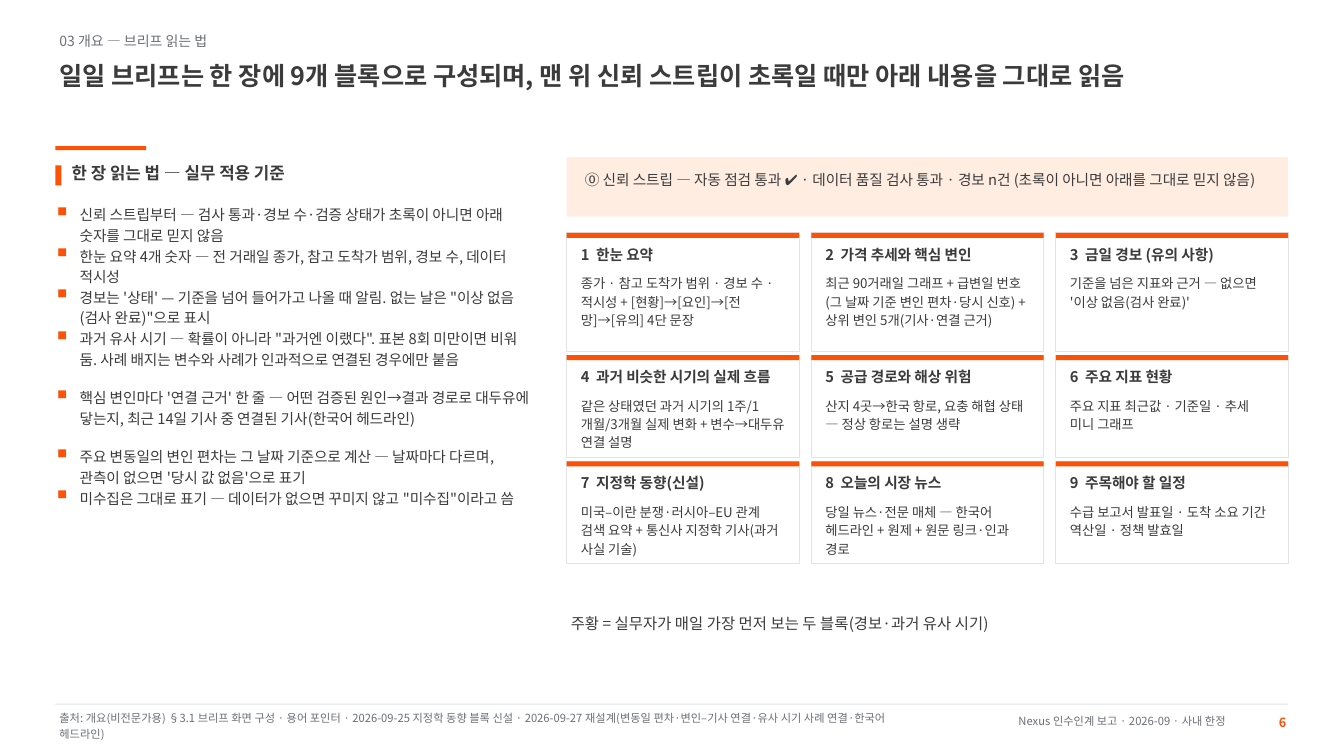
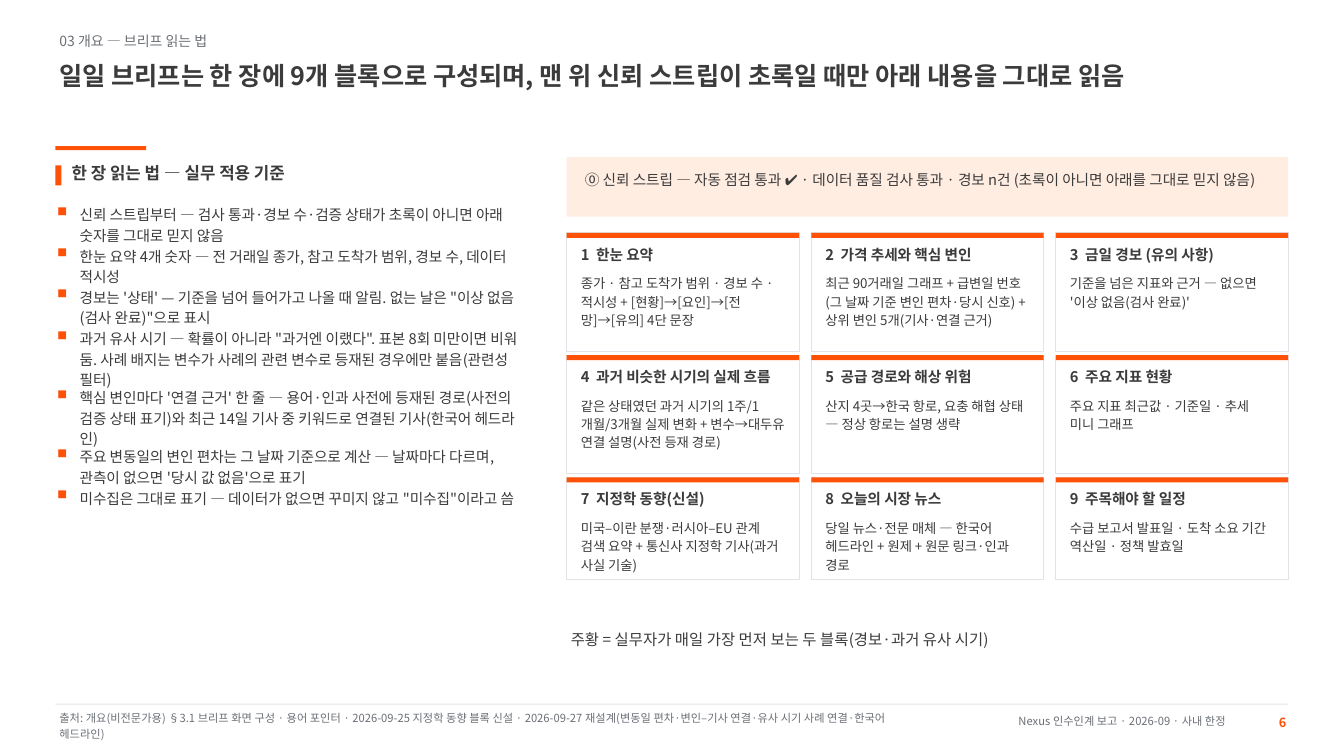
Before and after one commit to Jozosco/Nexus, a slide deck: slide 6 of docs/handover/Nexus_인수인계_보고_2026_09.pptx. Drawn at 1344x756 pixels with LibreOffice and Linux fonts; fonts in the diff are those of the drawing. Boxes give left, top, right and bottom in pixels: in the first picture for what was removed or moved away, otherwise in the second. Text is boxed around its words. In the diff, an @@ line names an element or a change of style, - is before the commit and + after.

```diff
--- a/docs/handover/Nexus_인수인계_보고_2026_09.pptx
+++ b/docs/handover/Nexus_인수인계_보고_2026_09.pptx
@@ text at (x1=80, y1=331, x2=517, y2=388): text changed @@
-과거 유사 시기 — 확률이 아니라 "과거엔 이랬다". 표본 8회 미만이면 비워 둠. 사례 배지는 변수와 사례가 인과적으로 연결된 경우에만 붙음
+과거 유사 시기 — 확률이 아니라 "과거엔 이랬다". 표본 8회 미만이면 비워 둠. 사례 배지는 변수가 사례의 관련 변수로 등재된 경우에만 붙음(관련성 필터)
@@ rectangle resized from (x1=567, y1=355, x2=800, y2=457) to (x1=567, y1=355, x2=800, y2=473) @@
@@ rectangle resized from (x1=812, y1=355, x2=1045, y2=457) to (x1=812, y1=355, x2=1045, y2=473) @@
@@ rectangle resized from (x1=1056, y1=355, x2=1289, y2=457) to (x1=1056, y1=355, x2=1289, y2=473) @@
@@ text at (x1=80, y1=391, x2=515, y2=447): text changed @@
-핵심 변인마다 '연결 근거' 한 줄 — 어떤 검증된 원인→결과 경로로 대두유에 닿는지, 최근 14일 기사 중 연결된 기사(한국어 헤드라인)
+핵심 변인마다 '연결 근거' 한 줄 — 용어·인과 사전에 등재된 경로(사전의 검증 상태 표기)와 최근 14일 기사 중 키워드로 연결된 기사(한국어 헤드라인)
@@ text at (x1=581, y1=400, x2=784, y2=450): text changed @@
-같은 상태였던 과거 시기의 1주/1개월/3개월 실제 변화 + 변수→대두유 연결 설명
+같은 상태였던 과거 시기의 1주/1개월/3개월 실제 변화 + 변수→대두유 연결 설명(사전 등재 경로)
@@ 7 texts, 6 rectangles moved together from (x1=567, y1=462, x2=1289, y2=632) to (x1=567, y1=478, x2=1289, y2=648) @@
```
Also in this commit, not shown: 2 other slides changed, 12 other files.
